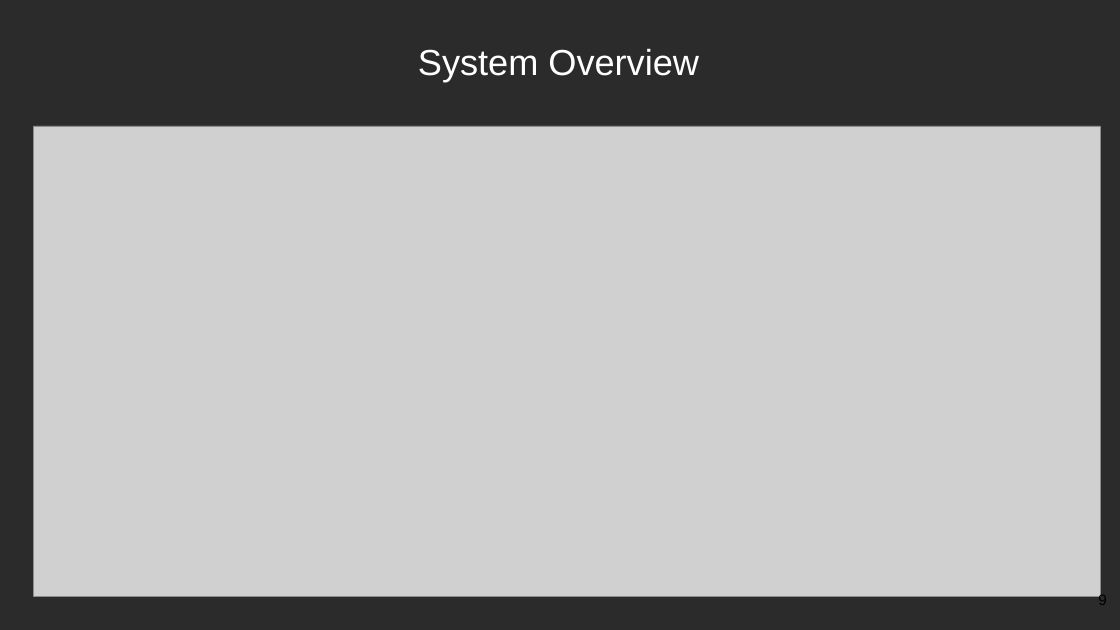
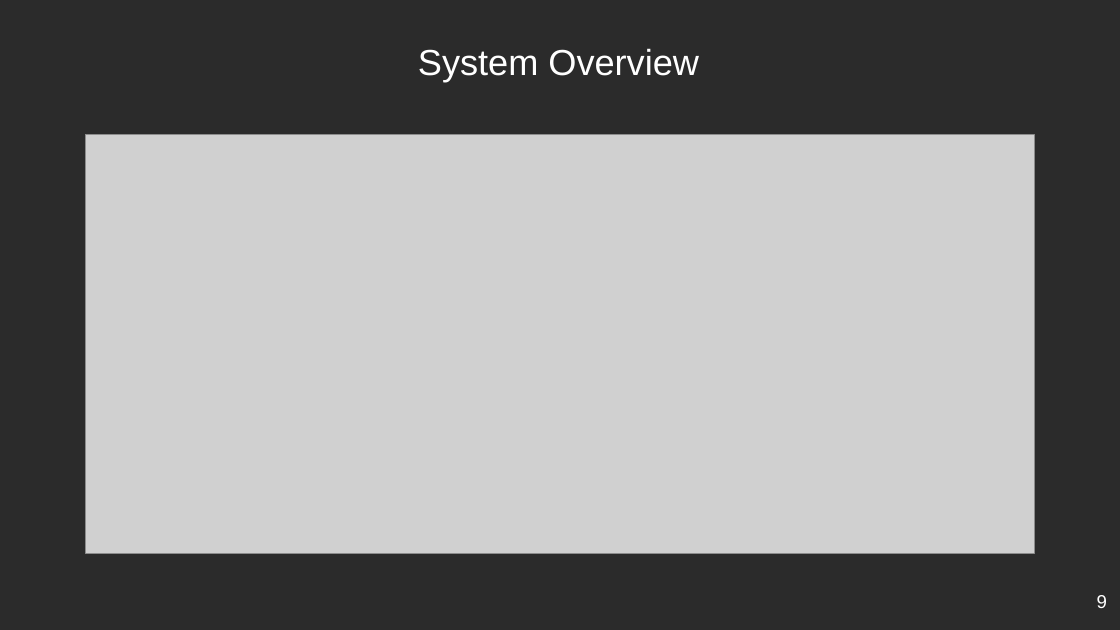
Before and after one commit to YoussifAssem/Genatac, a slide deck: slide 9 of E-Genetics/Proposal/genetics(2).pptx. Drawn at 1120x630 pixels with LibreOffice and Linux fonts; fonts in the diff are those of the drawing; grey boxes stand for pictures; background and template pictures are left out; a plain dark background stands for a picture behind light text. Boxes give left, top, right and bottom in pixels: in the first picture for what was removed or moved away, otherwise in the second. Text is boxed around its words. In the diff, an @@ line names an element or a change of style, - is before the commit and + after.

```diff
--- a/E-Genetics/Proposal/genetics(2).pptx
+++ b/E-Genetics/Proposal/genetics(2).pptx
@@ picture: place and size @@
-picture at [34,126,1101,597]
+picture at [86,135,1034,554]
@@ page number at [1097,595,1107,608]: size 13 to 16 pt, text colour #000000 to #FFFFFF @@
```
Also in this commit, not shown: 5 other slides changed.
